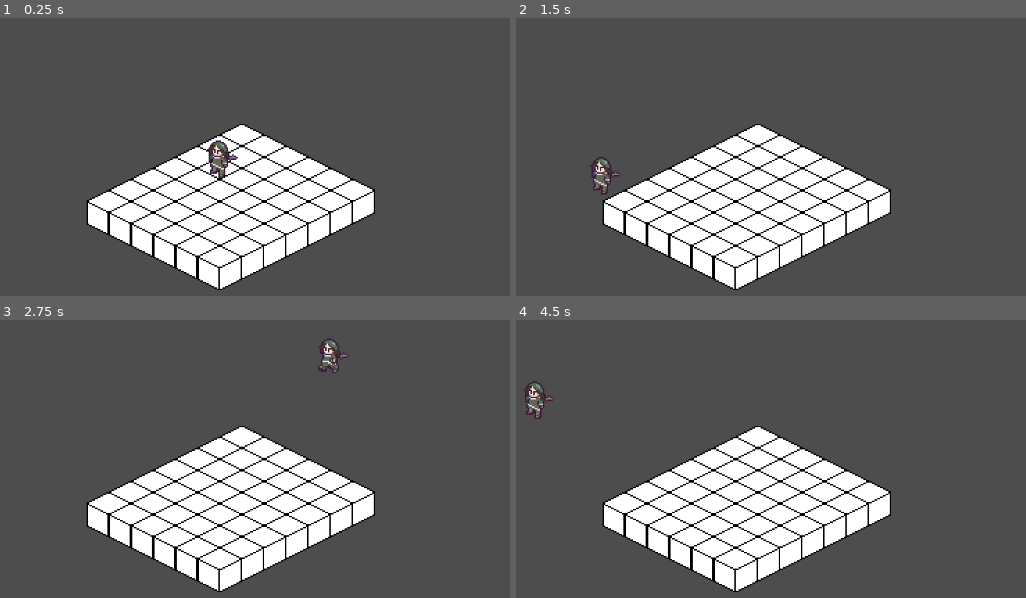
Above: before the commit, frames 1-4 (two rows, left to right).
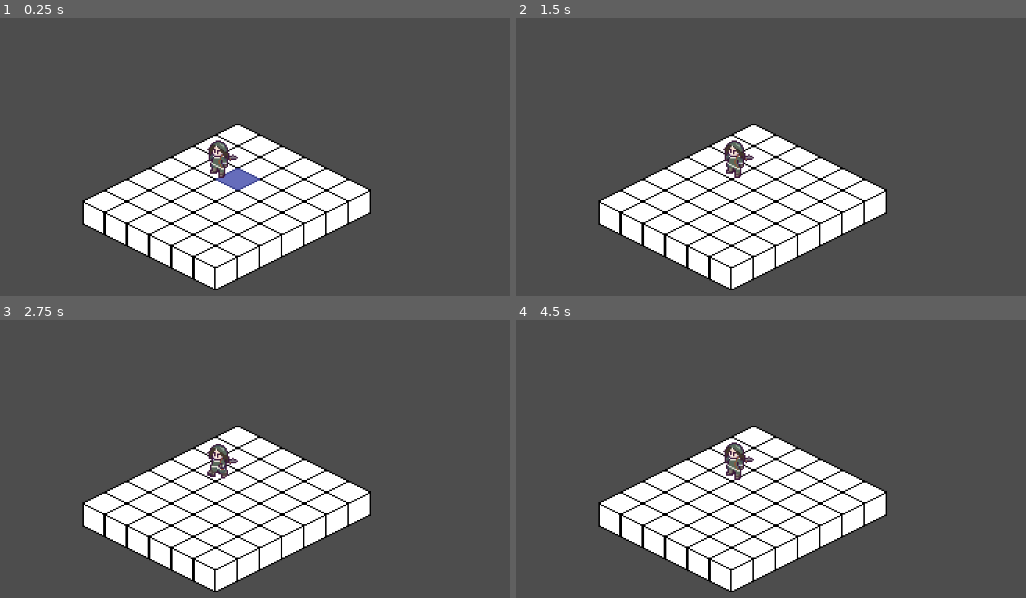
Above: after the commit, the same moments.

Repository: kiennguyenGH/TacticsPitch
Game: Godot game, scene res://isometric_test.tscn
Same seed, same stepped clock (60 frames per second), same inputs: the game is played once before the commit and once after it. This scene is started directly instead of the project's main scene.
Inputs (mouse positions are in pixels of both pictures, inside the frame that each line leads up to):
- Up to frame 1 (0.25 s): no input
- Up to frame 2 (1.5 s): move the mouse to (939, 154) at 0.52 s; click (939, 154) at 0.6 s; move the mouse to (602, 198) at 1.27 s; click (602, 198) at 1.35 s
- Up to frame 3 (2.75 s): move the mouse to (326, 378) at 2.02 s; click (326, 378) at 2.1 s
- Up to frame 4 (4.5 s): move the mouse to (725, 567) at 2.77 s; click (725, 567) at 2.85 s; move the mouse to (1005, 545) at 3.52 s; click (1005, 545) at 3.6 s; move the mouse to (526, 411) at 4.27 s; click (526, 411) at 4.35 s

The runs differ from the first frame. In frame 1, 7.2% of the frame differs, in the area x 16-74%, y 38-98%; in frame 2, 7.8%, in the area x 14-74%, y 38-98%; in frame 3, 7.7%; in frame 4, 7.8%.

Commit message:
Draw on TileMap by hovering Mouse

Diff:
--- a/UiTest.tscn
+++ b/UiTest.tscn
@@ -54,6 +54,7 @@
 text = "Stats:"
 
 [node name="stat1" type="Label" parent="Character Panel/Stats"]
+layout_mode = 0
 offset_left = 17.0
 offset_top = 32.0
 offset_right = 178.0
@@ -70,6 +71,7 @@
 text = "x"
 
 [node name="stat2" type="Label" parent="Character Panel/Stats"]
+layout_mode = 0
 offset_left = 18.0
 offset_top = 66.0
 offset_right = 179.0
@@ -78,6 +80,7 @@
 text = "Stat 2: "
 
 [node name="stat2#" type="Label" parent="Character Panel/Stats/stat2"]
+layout_mode = 0
 offset_left = 79.0
 offset_top = -3.0
 offset_right = 240.0
--- a/isometric_test.tscn
+++ b/isometric_test.tscn
@@ -1,6 +1,7 @@
-[gd_scene load_steps=4 format=3 uid="uid://bn2r7xgh7uych"]
+[gd_scene load_steps=5 format=3 uid="uid://bn2r7xgh7uych"]
 
 [ext_resource type="PackedScene" uid="uid://dov704m20dflf" path="res://isometric_tilemap.tscn" id="1_fkluk"]
+[ext_resource type="Script" path="res://tilemap_highlight.gd" id="1_wexy2"]
 [ext_resource type="PackedScene" uid="uid://bj51khuo5aypt" path="res://unit.tscn" id="2_mjhku"]
 [ext_resource type="Script" path="res://unit.gd" id="3_uhxgh"]
 
@@ -11,8 +12,9 @@
 zoom = Vector2(2, 2)
 
 [node name="Isometric Tilemap" parent="." instance=ExtResource("1_fkluk")]
-layer_1/tile_data = PackedInt32Array()
+script = ExtResource("1_wexy2")
 
 [node name="Unit" parent="." instance=ExtResource("2_mjhku")]
+z_index = 3
 position = Vector2(96, 4)
 script = ExtResource("3_uhxgh")
--- a/isometric_tilemap.tscn
+++ b/isometric_tilemap.tscn
@@ -25,15 +25,17 @@
 5:0/0/texture_origin = Vector2i(0, -8)
 5:0/0/physics_layer_0/linear_velocity = Vector2(0, 0)
 5:0/0/physics_layer_0/angular_velocity = 0.0
+6:0/next_alternative_id = 2
 6:0/0 = 0
 6:0/0/texture_origin = Vector2i(0, -8)
 6:0/0/physics_layer_0/linear_velocity = Vector2(0, 0)
 6:0/0/physics_layer_0/angular_velocity = 0.0
 7:0/0 = 0
+7:0/0/texture_origin = Vector2i(0, -8)
 7:0/0/physics_layer_0/linear_velocity = Vector2(0, 0)
 7:0/0/physics_layer_0/angular_velocity = 0.0
 1:0/0 = 0
-1:0/0/texture_origin = Vector2i(0, -7)
+1:0/0/texture_origin = Vector2i(0, -8)
 1:0/0/physics_layer_0/linear_velocity = Vector2(0, 0)
 1:0/0/physics_layer_0/angular_velocity = 0.0
 
@@ -43,11 +45,12 @@
 tile_offset_axis = 1
 tile_size = Vector2i(32, 16)
 physics_layer_0/collision_layer = 1
+terrain_set_0/mode = 0
 sources/0 = SubResource("TileSetAtlasSource_mlh44")
 
 [node name="Isometric Tilemap" type="TileMap"]
 y_sort_enabled = true
-position = Vector2(1, 0)
+position = Vector2(-2, 0)
 tile_set = SubResource("TileSet_g0tbj")
 format = 2
 layer_0/name = "level0"
@@ -57,4 +60,4 @@
 layer_1/y_sort_enabled = true
 layer_1/y_sort_origin = 1
 layer_1/z_index = 1
-layer_1/tile_data = PackedInt32Array(-327680, 196608, 0, -262144, 196608, 0, -196608, 196608, 0, -393216, 196608, 0, -131072, 196608, 0, -65536, 196608, 0, 0, 196608, 0)
+layer_1/tile_data = PackedInt32Array()
--- /dev/null
+++ b/tilemap_highlight.gd
@@ -0,0 +1,22 @@
+extends Node2D
+
+@onready var tile_map : TileMap = $"../Isometric Tilemap"
+
+# Called when the node enters the scene tree for the first time.
+func _ready():
+	pass # Replace with function body.
+
+
+# Called every frame. 'delta' is the elapsed time since the previous frame.
+func _process(delta):
+	var mouse_pos = get_global_mouse_position()
+	var tile_mouse_pos = tile_map.local_to_map(mouse_pos)
+	var data = tile_map.get_cell_tile_data(0, tile_mouse_pos)
+	var used_tiles = tile_map.get_used_cells(0)
+
+	for i in used_tiles:
+		if tile_map.get_cell_tile_data(1, i):
+			tile_map.erase_cell(1, i)
+
+	if (data):
+		tile_map.set_cell(1, tile_mouse_pos, 0, Vector2i(7, 0), 0)
--- a/unit.gd
+++ b/unit.gd
@@ -12,8 +12,10 @@
 			var mouse_pos = get_global_mouse_position()
 
 			var tile_mouse_pos = tile_map.local_to_map(mouse_pos)
+			var data = tile_map.get_cell_tile_data(0, tile_mouse_pos)
 			var pos2 = tile_map.map_to_local(tile_mouse_pos)
 			print(mouse_pos)
 			print(tile_mouse_pos)
 			print(pos2)
-			position = Vector2(pos2.x, pos2.y)
+			if (data):
+				position = Vector2(pos2.x, pos2.y)
